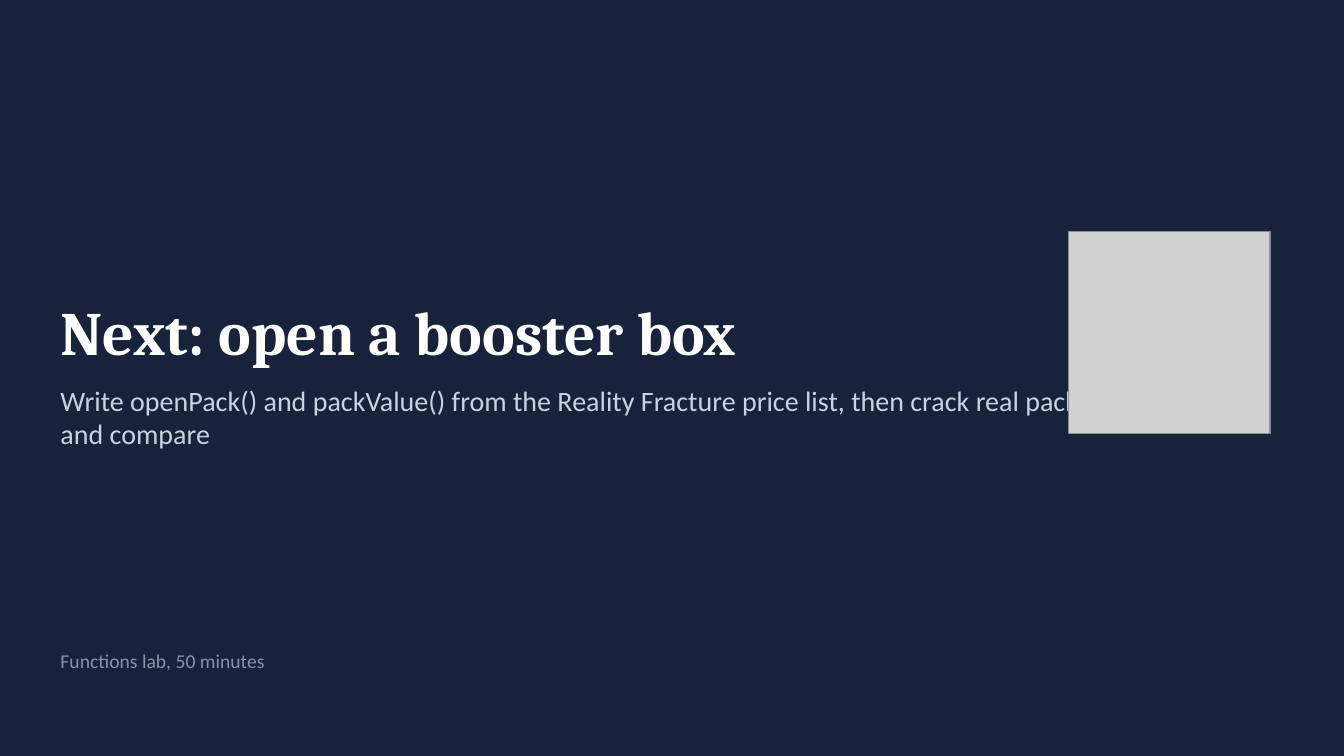
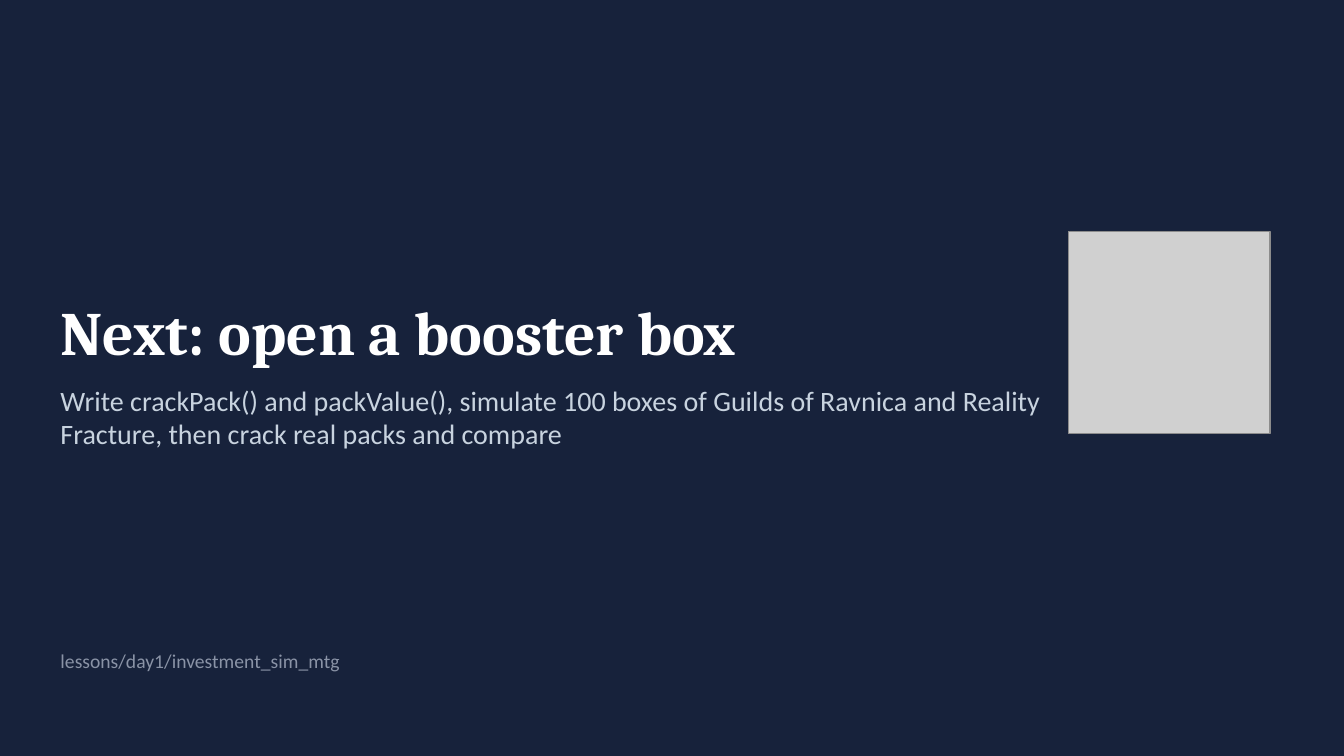
Before and after one commit to kwartler/Vienna_Dec_26, a slide deck: slide 13 of lessons/day1/E_writing_r_functions.pptx. Drawn at 1344x756 pixels with LibreOffice and Linux fonts; fonts in the diff are those of the drawing; grey boxes stand for pictures. Boxes give left, top, right and bottom in pixels: in the first picture for what was removed or moved away, otherwise in the second. Text is boxed around its words. In the diff, an @@ line names an element or a change of style, - is before the commit and + after.

```diff
--- a/lessons/day1/E_writing_r_functions.pptx
+++ b/lessons/day1/E_writing_r_functions.pptx
@@ text at [60,390,1040,449]: text changed @@
-Write openPack() and packValue() from the Reality Fracture price list, then crack real packs and compare
+Write crackPack() and packValue(), simulate 100 boxes of Guilds of Ravnica and Reality Fracture, then crack real packs and compare
@@ text at [60,654,339,672]: text changed @@
-Functions lab, 50 minutes
+lessons/day1/investment_sim_mtg
```
Also in this commit, not shown: 22 other files.
